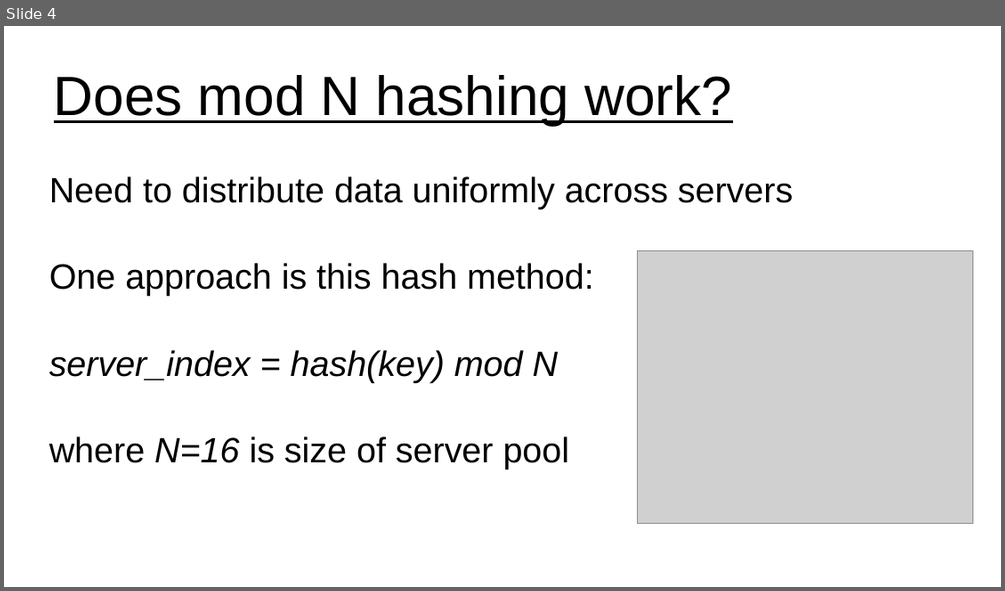
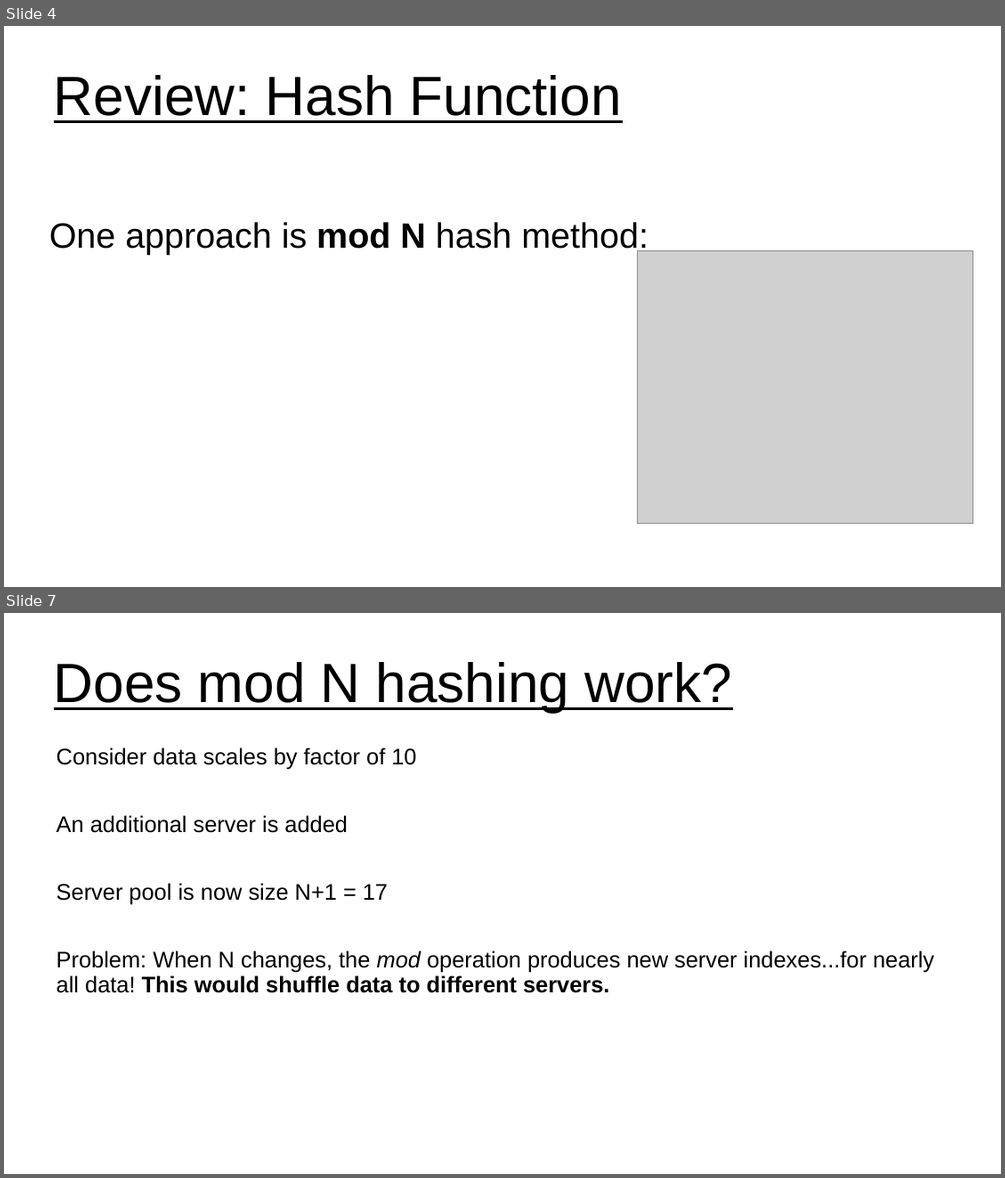
Before and after one commit to UVADS/distributed_computing, a slide deck: 09_distributed_data_concepts_and_tools/consistent_hashing.ppt. Shown one above the other, each under a label of ours: slide 4 before the commit, slides 4 and 7 after it; the slides between them are not shown. The pictures are 1005x591 and 1005x1178 pixels, drawn with LibreOffice and Linux fonts; fonts in the diff are those of the drawing; grey boxes stand for pictures. Boxes give left, top, right and bottom in pixels: in the first picture for what was removed or moved away, otherwise in the second. Text is boxed around its words. In the diff, an @@ line names an element or a change of style, - is before the commit and + after.

Commit message:
updated slides on consistent hashing

```diff
--- a/09_distributed_data_concepts_and_tools/consistent_hashing.ppt
+++ b/09_distributed_data_concepts_and_tools/consistent_hashing.ppt
@@ slide 7 added at [4, 613, 1001, 1174], background #FFFFFF @@
@@ title added at [54, 662, 732, 712], 44 pt, text #000000, underline @@
+Does mod N hashing work?
@@ subtitle added at [57, 747, 934, 993], 18 pt, text #000000 @@
+Consider data scales by factor of 10
+An additional server is added
+Server pool is now size N+1 = 17
+Problem: When N changes, the mod operation produces new server indexes...for nearly all data! This would shuffle data to different servers.
@@ slide 4 changed as well @@
@@ title at [54, 75, 622, 123]: text changed @@
-Does mod N hashing work?
+Review: Hash Function
@@ subtitle at [49, 222, 648, 255]: text changed @@
-Need to distribute data uniformly across servers
-One approach is this hash method:
-server_index = hash(key) mod N
-where N=16 is size of server pool
+One approach is mod N hash method:
```
Also in this commit, not shown: 7 other slides changed, 5 other slides added, 1 slide removed.
